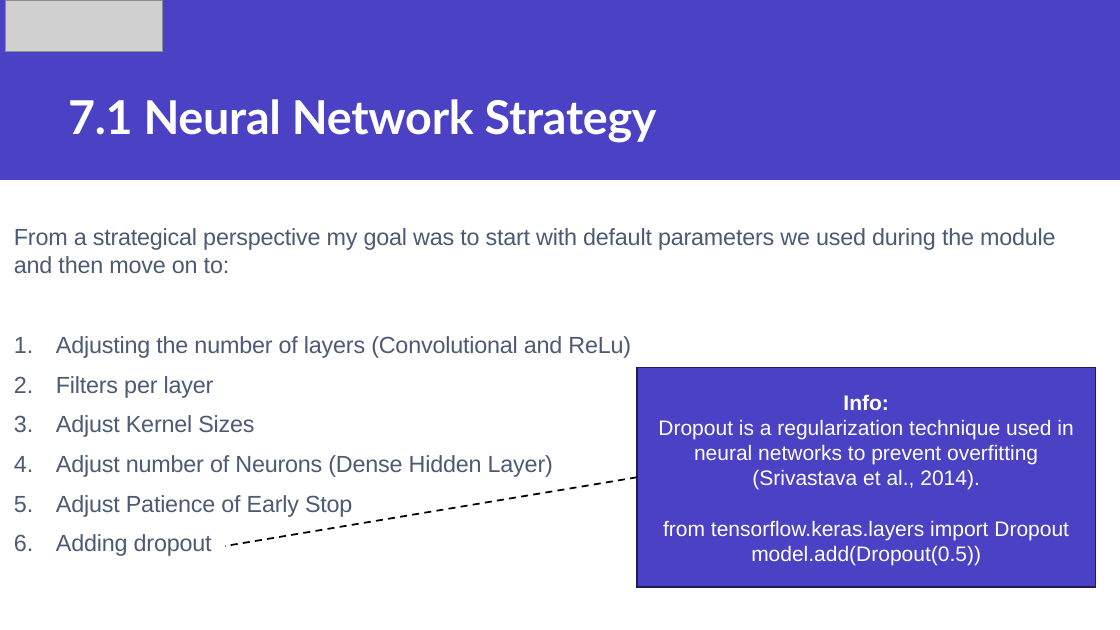
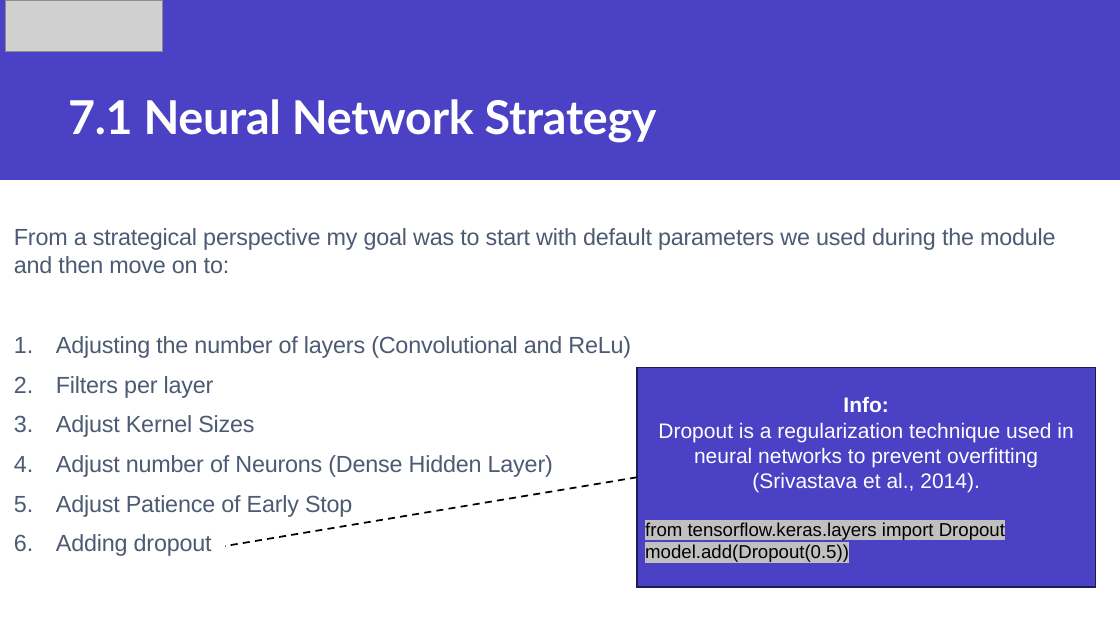
Before and after one commit to eliMedig/e-Portfolio, a slide deck: slide 19 of files/Individual_Presentation.pptx. Drawn at 1120x630 pixels with LibreOffice and Linux fonts; fonts in the diff are those of the drawing; grey boxes stand for pictures. Boxes give left, top, right and bottom in pixels: in the first picture for what was removed or moved away, otherwise in the second. Text is boxed around its words. In the diff, an @@ line names an element or a change of style, - is before the commit and + after.

```diff
--- a/files/Individual_Presentation.pptx
+++ b/files/Individual_Presentation.pptx
@@ text in rectangle at <box>645,522,1005,562</box>: size 18 to 16 pt, text colour #FFFFFF to #000000, highlight none to #C0C0C0 in "from tensorflow.keras.layers import Dropout model.add(Dropou ..."; alignment centre to left @@
```
Also in this commit, not shown: 5 other slides changed, 3 other files.
